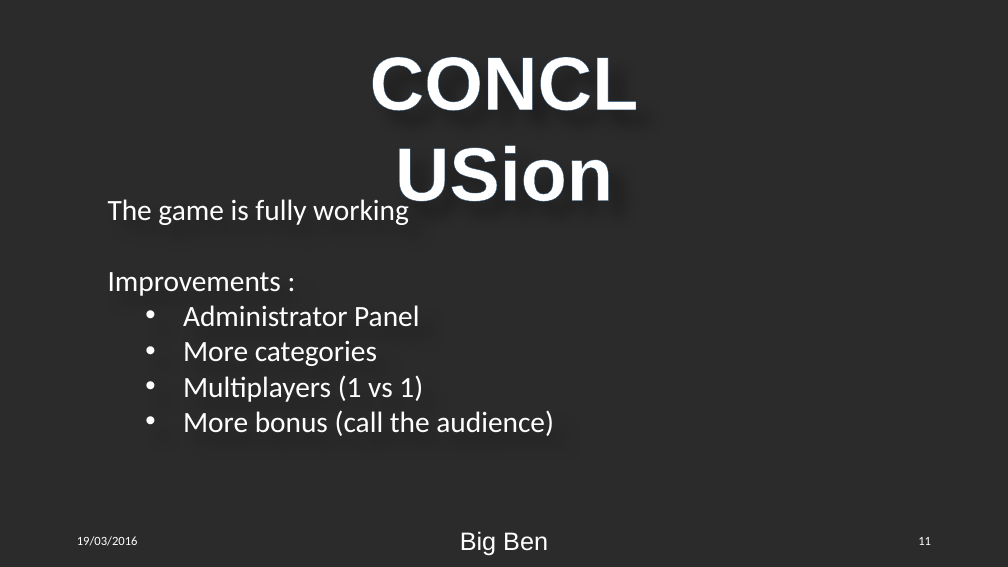
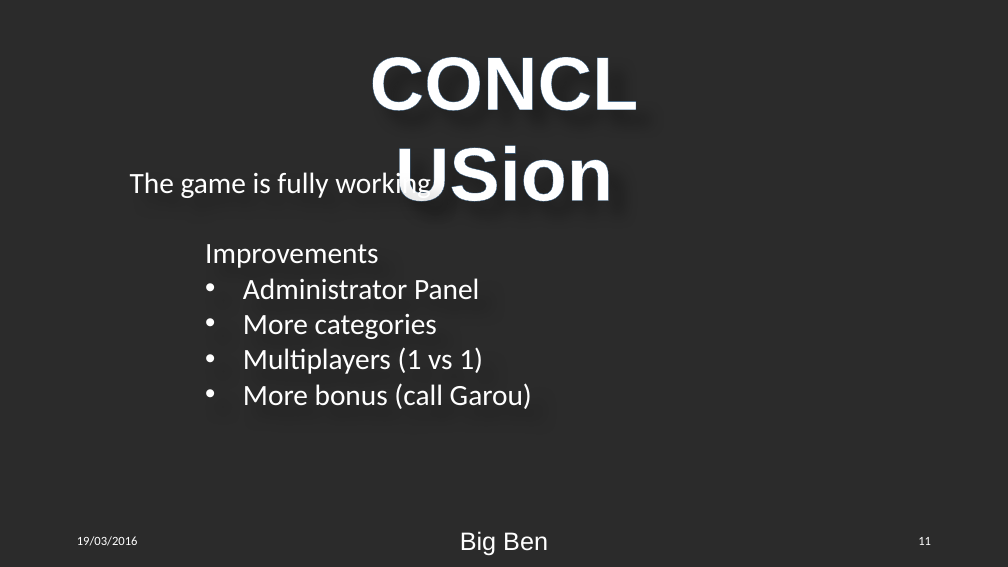
Before and after one commit to Qu1lby/BigBen, a slide deck: slide 11 of Presentation.pptx. Drawn at 1008x567 pixels with LibreOffice and Linux fonts; fonts in the diff are those of the drawing; background and template pictures are left out; a plain dark background stands for a picture behind light text. Boxes give left, top, right and bottom in pixels: in the first picture for what was removed or moved away, otherwise in the second. Text is boxed around its words. In the diff, an @@ line names an element or a change of style, - is before the commit and + after.

Commit message:
pptx again

```diff
--- a/Presentation.pptx
+++ b/Presentation.pptx
@@ text "The game is fully working": place and size @@
-text "The game is fully working" at box(108, 196, 554, 436)
+text "The game is fully working" at box(130, 168, 532, 409)
@@ text at box(205, 244, 378, 268): text changed @@
-Improvements :
+Improvements
@@ text at box(243, 278, 483, 374): list level 2 to 3 in "Administrator Panel"; list level 2 to 3 in "More categories"; list level 2 to 3 in "Multiplayers (1 vs 1)" @@
@@ text at box(243, 383, 532, 409): text changed @@
-  • More bonus (call the audience)
+    • More bonus (call Garou)
```
Also in this commit, not shown: 2 other slides changed.
